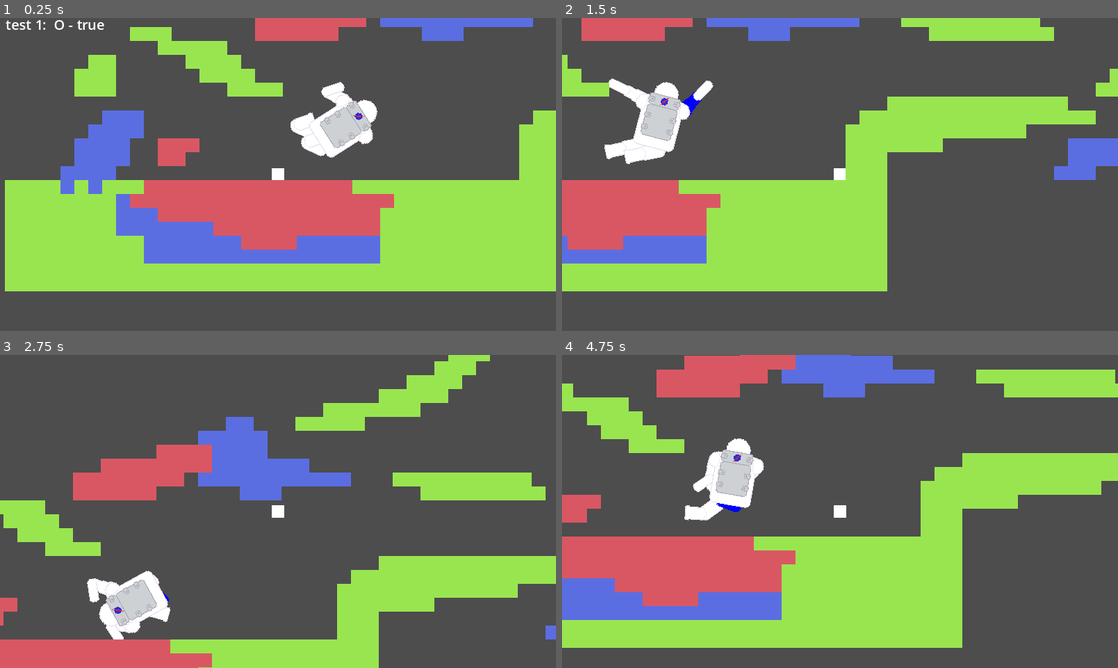
Above: before the commit, frames 1-4 (two rows, left to right).
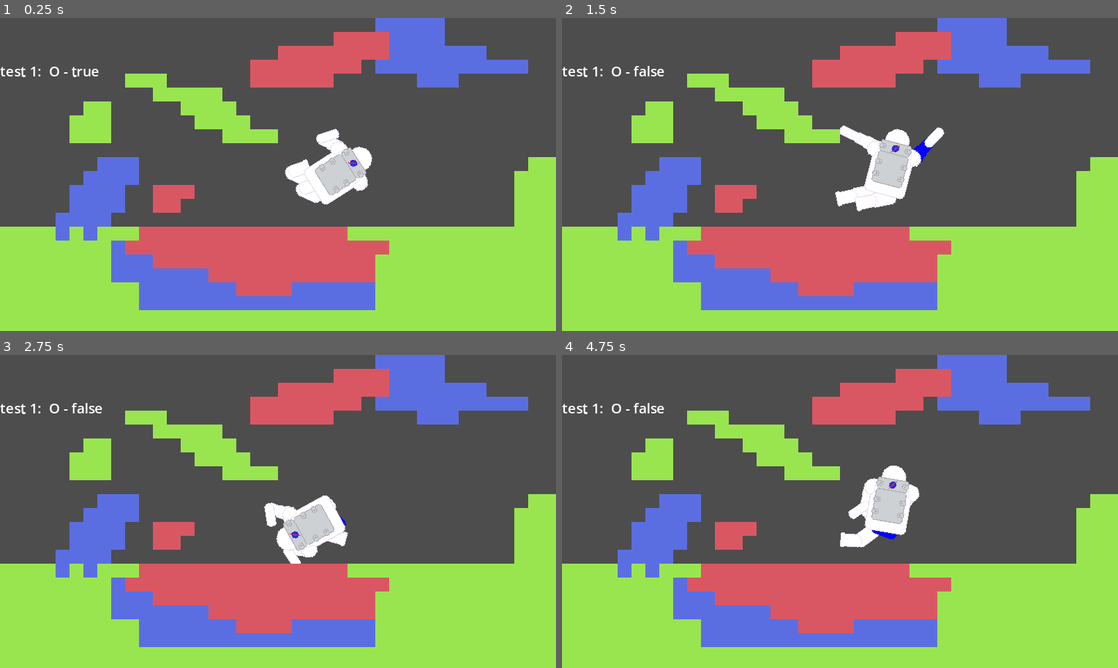
Above: after the commit, the same moments.

Repository: ADON15c/GGJ-2024
Game: Godot game, scene res://Scenes/Game/Game.tscn
Same seed, same stepped clock (60 frames per second), same inputs: the game is played once before the commit and once after it.
Inputs:
- Up to frame 1 (0.25 s): no input
- Up to frame 2 (1.5 s): tap Enter (ui_accept) at 0.5, 0.77 s; hold Right (ui_right) from 0.53 s (still down); tap Space at 0.6 s; tap Z at 1.35 s
- Up to frame 3 (2.75 s): tap Enter (ui_accept) at 1.52 s; release Right (ui_right) at 2.03 s; hold Left (ui_left) from 2.03 s (still down); tap Space at 2.1 s
- Up to frame 4 (4.75 s): release Left (ui_left) at 2.78 s; hold Right (ui_right) 2.78-4.28 s; tap Z at 2.85, 4.35 s; tap Enter (ui_accept) at 3.02, 3.77, 4.52 s; tap Space at 3.6 s; hold Left (ui_left) from 4.28 s (still down)

The runs differ from the first frame. In frame 1, 55% of the frame differs, in the area x 0-100%, y 0-100%; in frame 2, 65%; in frame 3, 53%; in frame 4, 63%.

Commit message:
Removed player from game scene

Diff:
--- a/Scenes/Game/Game.tscn
+++ b/Scenes/Game/Game.tscn
@@ -1,7 +1,6 @@
-[gd_scene load_steps=5 format=3 uid="uid://dak8hh4x7eg3h"]
+[gd_scene load_steps=4 format=3 uid="uid://dak8hh4x7eg3h"]
 
 [ext_resource type="PackedScene" uid="uid://bssrbj1155wrh" path="res://Scenes/QuickTimePlayer/QuickTimePlayer.tscn" id="1_s1w0o"]
-[ext_resource type="PackedScene" uid="uid://dxhbyk5vrbcg8" path="res://Scenes/Player/Player.tscn" id="1_yt6kv"]
 [ext_resource type="TileSet" uid="uid://bkwuhxwjnsus3" path="res://Resources/Tilesets/ground.tres" id="2_da523"]
 [ext_resource type="PackedScene" uid="uid://c6gfch3ytf4u5" path="res://Scenes/Astronaut/Astronaut.tscn" id="3_1lj40"]
 
@@ -10,19 +9,10 @@
 [node name="QuickTimePlayer" parent="." instance=ExtResource("1_s1w0o")]
 position = Vector2(0, 50)
 
-[node name="Player" parent="." instance=ExtResource("1_yt6kv")]
-position = Vector2(314, 227)
-
-[node name="RemoteTransform2D" type="RemoteTransform2D" parent="Player"]
-remote_path = NodePath("../../Camera2D")
-
 [node name="TileMap" type="TileMap" parent="."]
 tile_set = ExtResource("2_da523")
 format = 2
 layer_0/tile_data = PackedInt32Array(1441831, 0, 1, 1441792, 0, 1, 1441830, 0, 1, 1441829, 0, 1, 1441828, 0, 1, 1441827 …(9130 unchanged characters)…
 
-[node name="Camera2D" type="Camera2D" parent="."]
-position = Vector2(314, 227)
-
 [node name="Astronaut" parent="." instance=ExtResource("3_1lj40")]
 position = Vector2(374, 188)
